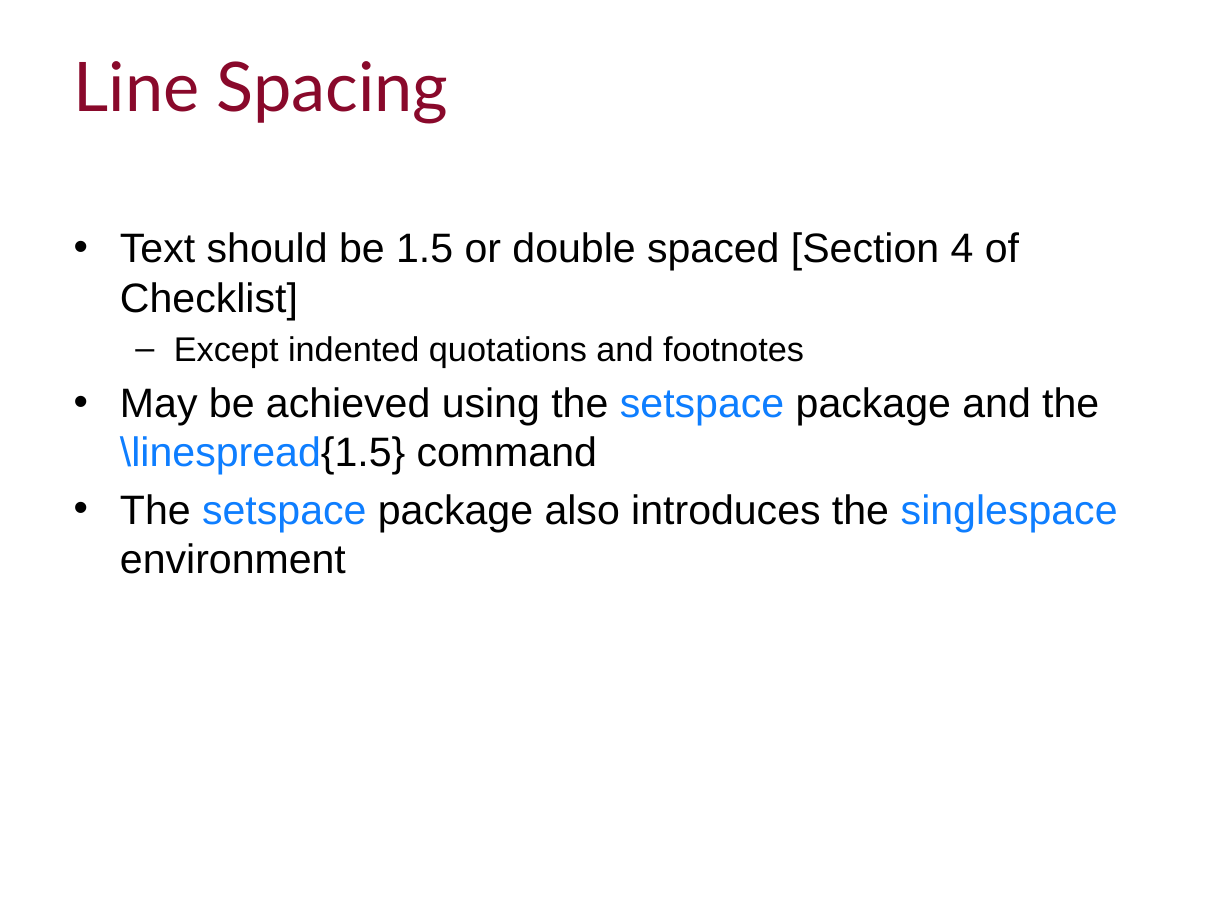
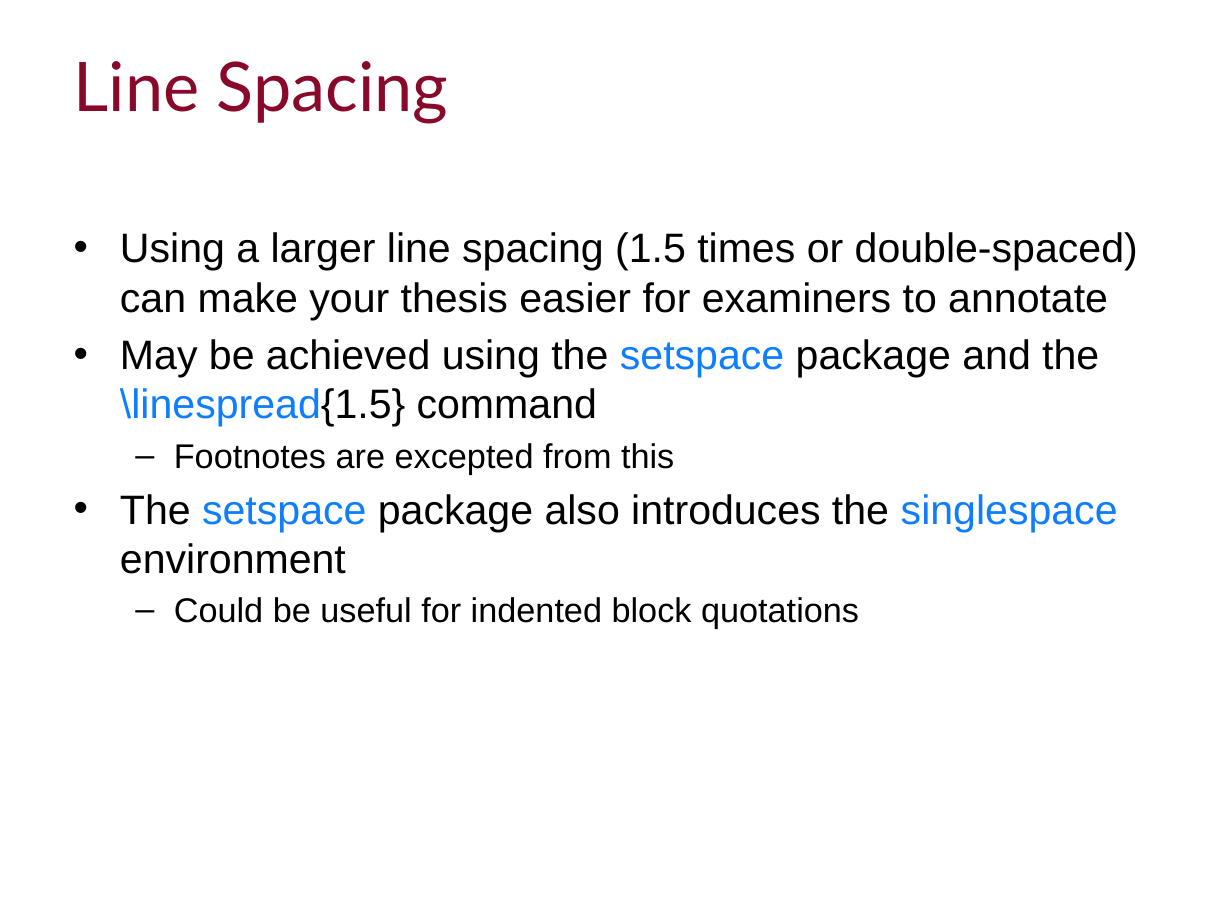
Before and after one commit to ImperialCollegeLondon/RCDS-writing-theses-in-latex, a slide deck: slide 10 of Writing Theses in Latex Slides.pptx. Drawn at 1232x924 pixels with LibreOffice and Linux fonts; fonts in the diff are those of the drawing; background and template pictures are left out. Boxes give left, top, right and bottom in pixels: in the first picture for what was removed or moved away, otherwise in the second. Text is boxed around its words. In the diff, an @@ line names an element or a change of style, - is before the commit and + after.

```diff
--- a/Writing Theses in Latex Slides.pptx
+++ b/Writing Theses in Latex Slides.pptx
@@ text at box(120, 232, 1138, 320): text changed @@
-• Text should be 1.5 or double spaced [Section 4 of Checklist]
-  – Except indented quotations and footnotes
+• Using a larger line spacing (1.5 times or double-spaced) can make your thesis easier for examiners to annotate
@@ text at box(174, 443, 674, 474): paragraph added @@
+  – Footnotes are excepted from this
@@ text at box(174, 597, 859, 629): paragraph added @@
+  – Could be useful for indented block quotations
```
Also in this commit, not shown: 9 other slides changed, 1 slide added, 4 slides removed, 3 other files.
